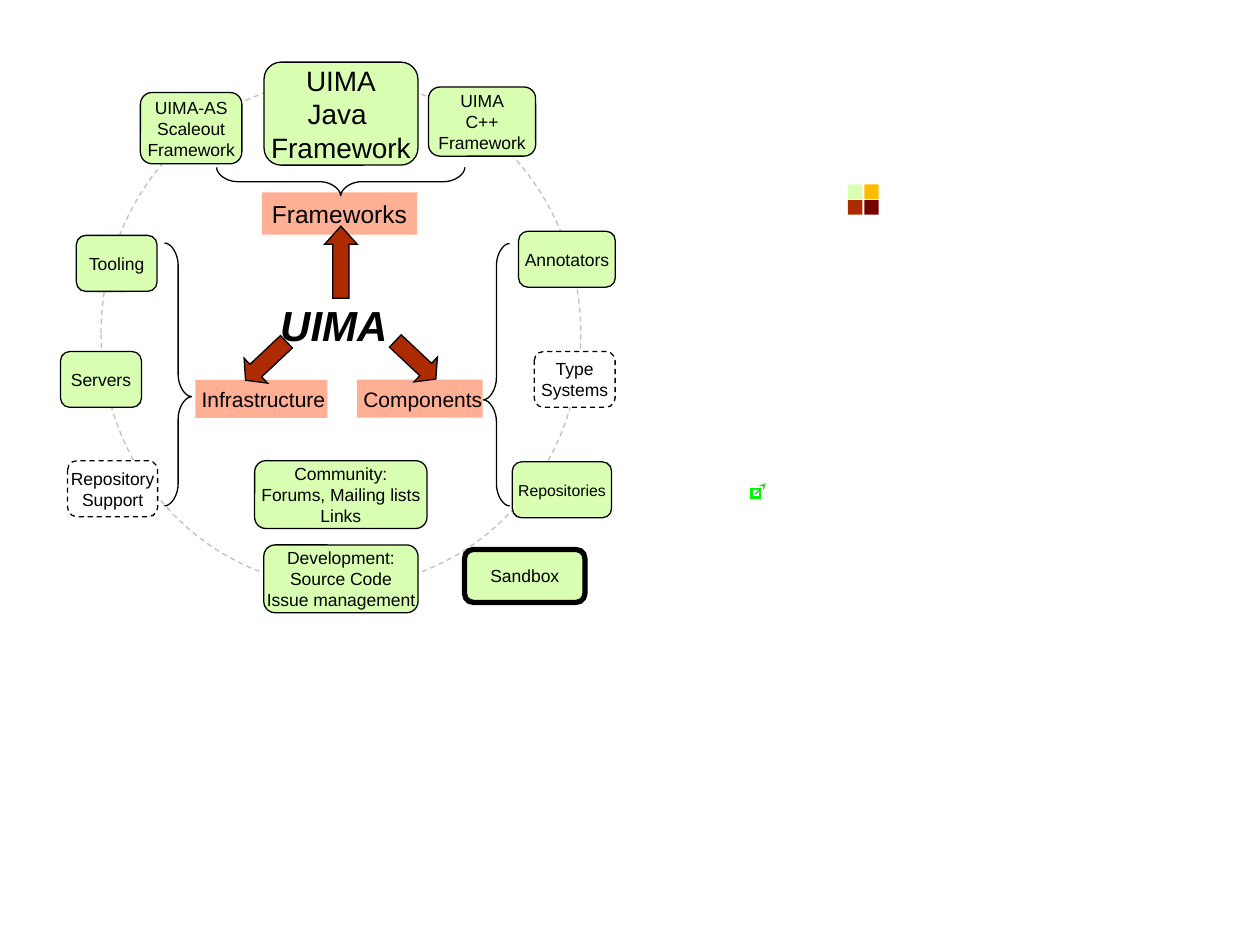
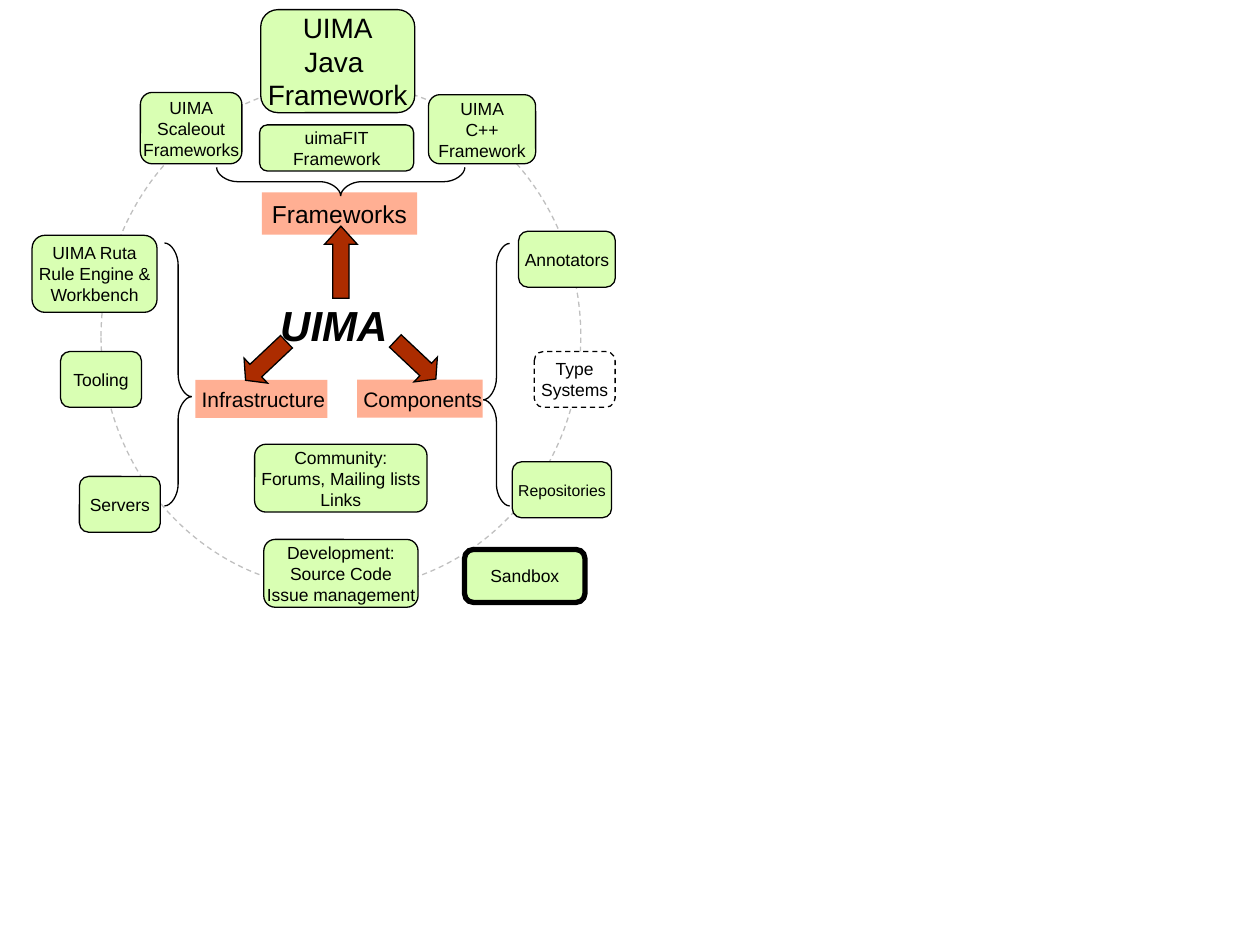
Before and after one commit to apache/uima-site, a slide deck: slide 1 of docs/images/UimaIs.ppt. Drawn at 1260x945 pixels with LibreOffice and Linux fonts; fonts in the diff are those of the drawing. Boxes give left, top, right and bottom in pixels: in the first picture for what was removed or moved away, otherwise in the second. Text is boxed around its words. In the diff, an @@ line names an element or a change of style, - is before the commit and + after.

Commit message:
UIMA-3595 Added DUCC, Ruta and uimaFIT to diagram

```diff
--- a/docs/images/UimaIs.ppt
+++ b/docs/images/UimaIs.ppt
@@ rounded rectangle "UIMA Java": place and size @@
-rounded rectangle "UIMA Java" at box(265, 62, 418, 165)
+rounded rectangle "UIMA Java" at box(261, 10, 415, 113)
@@ ellipse: place and size @@
-ellipse at box(101, 79, 581, 586)
+ellipse at box(101, 83, 581, 590)
@@ text in rounded rectangle at box(169, 102, 213, 114): text changed @@
-UIMA-AS
+UIMA
@@ rounded rectangle "UIMA": place and size @@
-rounded rectangle "UIMA" at box(428, 87, 536, 156)
+rounded rectangle "UIMA" at box(428, 94, 536, 164)
@@ text in rounded rectangle at box(143, 143, 239, 160): text changed @@
-Framework
+Frameworks
@@ rounded rectangle added at box(260, 125, 413, 171), fill #D9FFB3, outline #000000 0.74 pt, 10 pt, text #000000 @@
+uimaFIT
+Framework
@@ group removed at box(848, 184, 878, 214): 4 rectangles @@
@@ rounded rectangle added at box(33, 236, 158, 312), fill #D9FFB3, outline #000000 0.74 pt, 10 pt, text #000000 @@
+UIMA Ruta
+Rule Engine &
+Workbench
@@ rounded rectangle "Tooling": place and size @@
-rounded rectangle "Tooling" at box(77, 236, 158, 291)
+rounded rectangle "Tooling" at box(60, 352, 141, 407)
@@ rounded rectangle "Community: Forums, Mailing lists Links": place and size @@
-rounded rectangle "Community: Forums, Mailing lists Links" at box(255, 461, 427, 529)
+rounded rectangle "Community: Forums, Mailing lists Links" at box(255, 445, 427, 513)
@@ rounded rectangle removed at box(68, 461, 158, 517) @@
-Repository
-Support
@@ rounded rectangle "Servers": place and size @@
-rounded rectangle "Servers" at box(60, 352, 141, 407)
+rounded rectangle "Servers" at box(79, 476, 160, 532)
@@ rectangle removed at box(752, 489, 761, 498) @@
@@ arrow removed from (755, 494) to (766, 484) @@
@@ rounded rectangle "Development: Source Code": place and size @@
-rounded rectangle "Development: Source Code" at box(263, 544, 417, 612)
+rounded rectangle "Development: Source Code" at box(263, 539, 417, 607)
```
Also in this commit, not shown: 1 other file.
